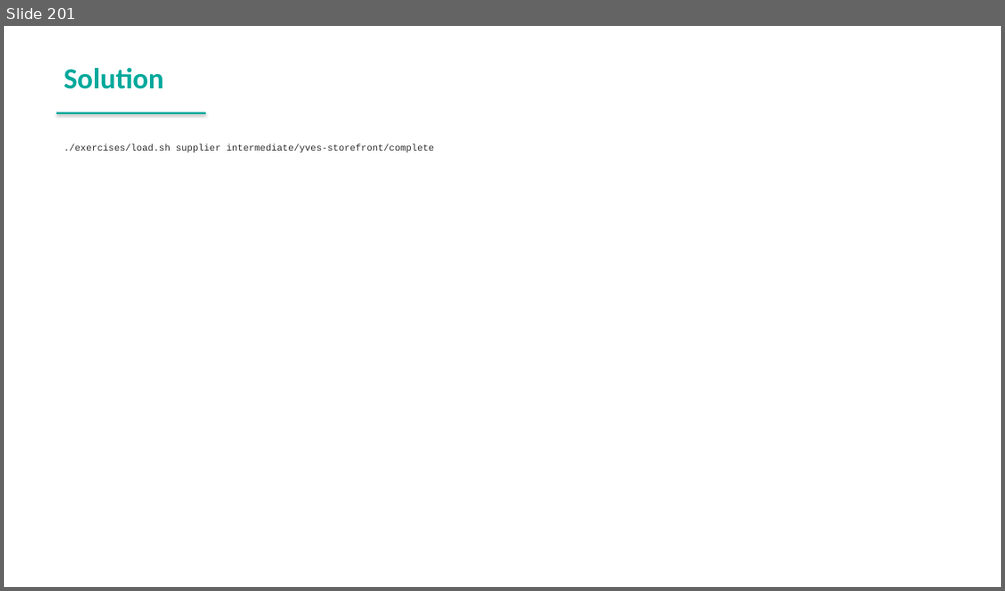
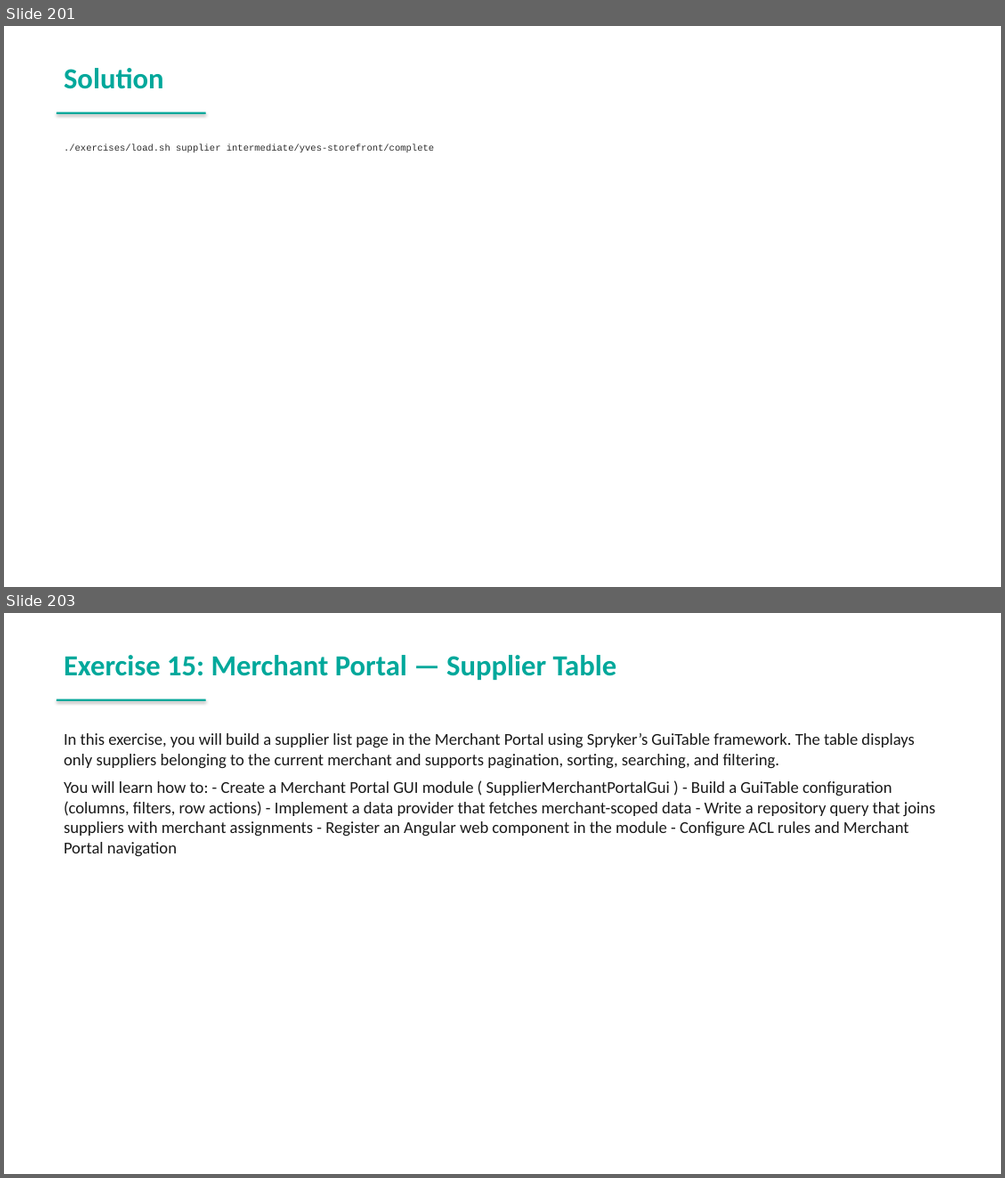
Before and after one commit to spryker-academy/instructor-exercises, a slide deck: guides-pptx/spryker-academy-professional.pptx. Shown one above the other, each under a label of ours: slide 201 before the commit, slides 201 and 203 after it; the slides between them are not shown. The pictures are 1005x591 and 1005x1178 pixels, drawn with LibreOffice and Linux fonts; fonts in the diff are those of the drawing. Boxes give left, top, right and bottom in pixels: in the first picture for what was removed or moved away, otherwise in the second. Text is boxed around its words. In the diff, an @@ line names an element or a change of style, - is before the commit and + after.

```diff
--- a/guides-pptx/spryker-academy-professional.pptx
+++ b/guides-pptx/spryker-academy-professional.pptx
@@ slide 203 added at bbox=[4, 613, 1001, 1174], background #FFFFFF @@
@@ text added at bbox=[64, 655, 617, 680], 28 pt, text #00A89B, bold @@
+Exercise 15: Merchant Portal — Supplier Table
@@ rectangle added at bbox=[57, 699, 206, 701], fill #00A89B @@
@@ text added at bbox=[64, 733, 936, 856], 16 pt, text #1A1A1A @@
+In this exercise, you will build a supplier list page in the Merchant Portal using Spryker’s GuiTable framework. The table displays only suppliers belonging to the current merchant and supports pagination, sorting, searching, and filtering.
+You will learn how to: - Create a Merchant Portal GUI module ( SupplierMerchantPortalGui ) - Build a GuiTable configuration (columns, filters, row actions) - Implement a data provider that fetches merchant-scoped data - Write a repository query that joins suppliers with merchant assignments - Register an Angular web component in the module - Configure ACL rules and Merchant Portal navigation
```
Also in this commit, not shown: 2 slides changed, 45 other slides added, 14 other files.
